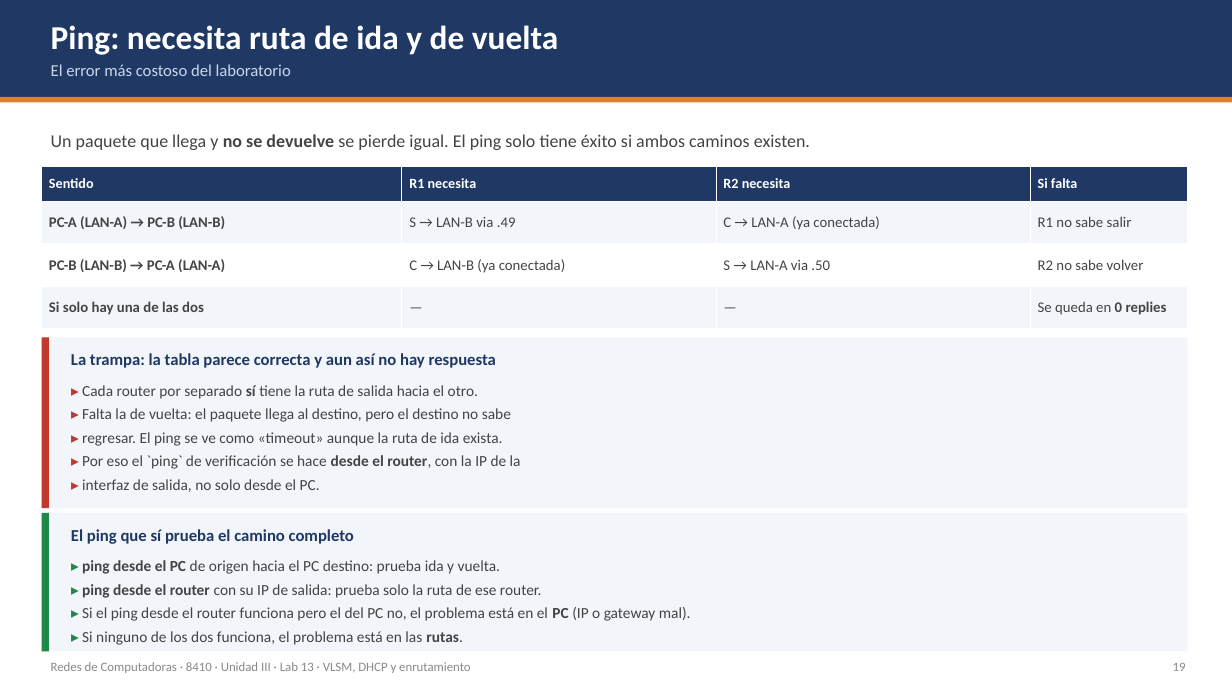
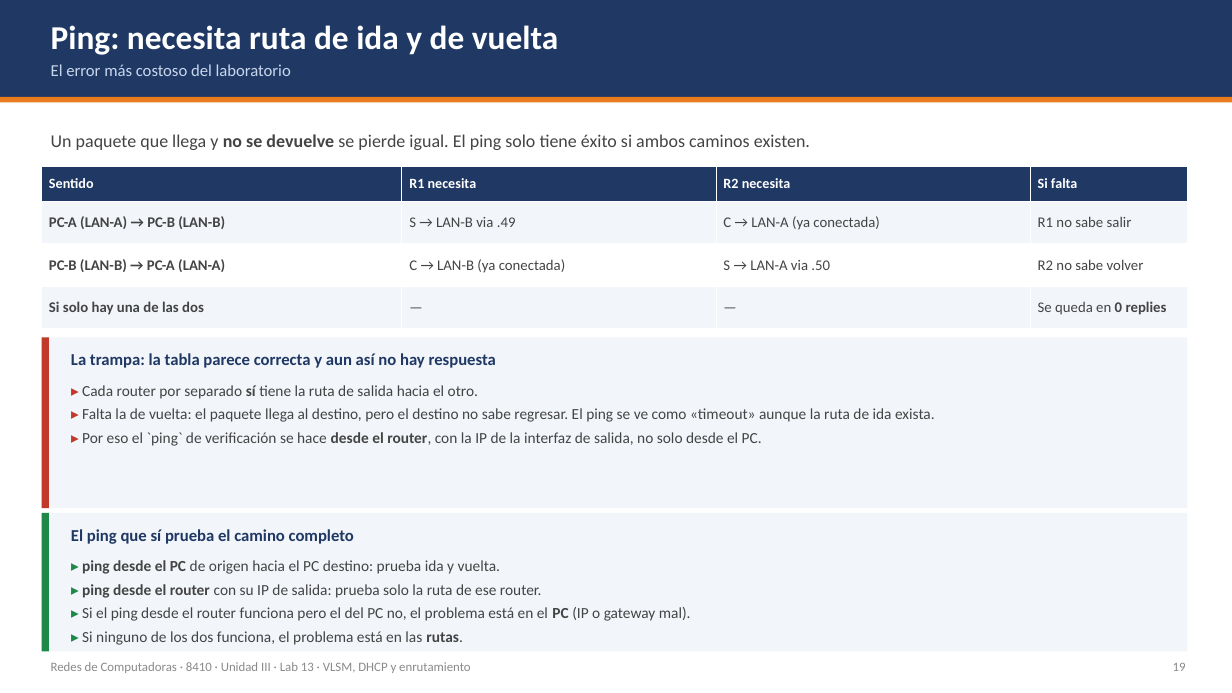
Before and after one commit to isaca0315/laboratorio-vlan-dhcp, a slide deck: slide 24 of Teoria-Lab-VLSM-DHCP.pptx. Drawn at 1232x693 pixels with LibreOffice and Linux fonts; fonts in the diff are those of the drawing. Boxes give left, top, right and bottom in pixels: in the first picture for what was removed or moved away, otherwise in the second. Text is boxed around its words. In the diff, an @@ line names an element or a change of style, - is before the commit and + after.

```diff
--- a/Teoria-Lab-VLSM-DHCP.pptx
+++ b/Teoria-Lab-VLSM-DHCP.pptx
@@ text at [82, 408, 935, 446]: text changed @@
-▸ Falta la de vuelta: el paquete llega al destino, pero el destino no sabe
-▸ regresar. El ping se ve como «timeout» aunque la ruta de ida exista.
-▸ Por eso el `ping` de verificación se hace desde el router, con la IP de la
-▸ interfaz de salida, no solo desde el PC.
+▸ Falta la de vuelta: el paquete llega al destino, pero el destino no sabe regresar. El ping se ve como «timeout» aunque la ruta de ida exista.
+▸ Por eso el `ping` de verificación se hace desde el router, con la IP de la interfaz de salida, no solo desde el PC.
```
Also in this commit, not shown: 11 other slides changed, 7 other files.
